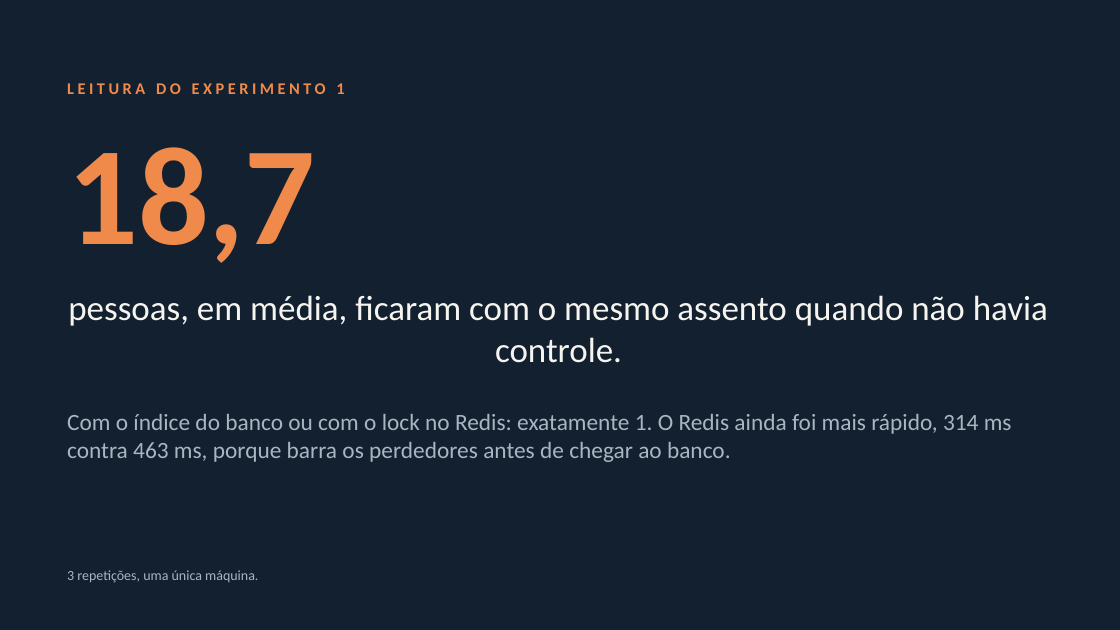
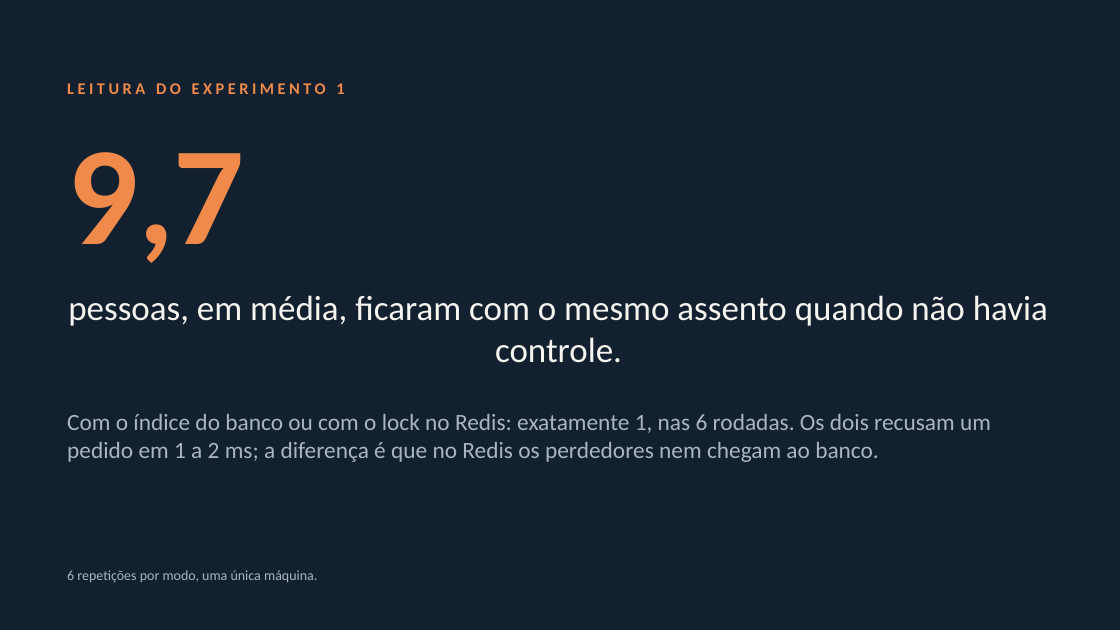
Before and after one commit to eliassilva21dt-tech/reserva-de-ingressos, a slide deck: slide 9 of docs/apresentacao.pptx. Drawn at 1120x630 pixels with LibreOffice and Linux fonts; fonts in the diff are those of the drawing. Boxes give left, top, right and bottom in pixels: in the first picture for what was removed or moved away, otherwise in the second. Text is boxed around its words. In the diff, an @@ line names an element or a change of style, - is before the commit and + after.

```diff
--- a/docs/apresentacao.pptx
+++ b/docs/apresentacao.pptx
@@ text at (67,152,245,263): text changed @@
-18,7
+9,7
@@ text at (67,414,991,462): text changed @@
-Com o índice do banco ou com o lock no Redis: exatamente 1. O Redis ainda foi mais rápido, 314 ms contra 463 ms, porque barra os perdedores antes de chegar ao banco.
+Com o índice do banco ou com o lock no Redis: exatamente 1, nas 6 rodadas. Os dois recusam um pedido em 1 a 2 ms; a diferença é que no Redis os perdedores nem chegam ao banco.
@@ text at (67,570,317,583): text changed @@
-3 repetições, uma única máquina.
+6 repetições por modo, uma única máquina.
```
Also in this commit, not shown: 3 other slides changed, 10 other files.
